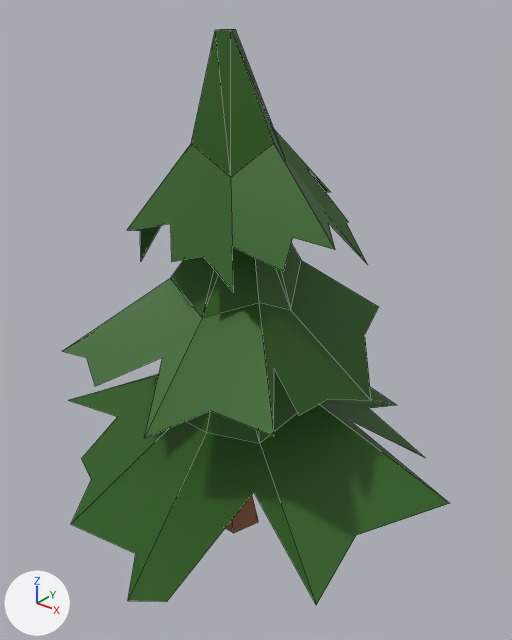
Before and after pictures for a commit that changed the FBX model Assets/Models/Trees/tree_2.fbx.
Rendered twice from a 50 mm camera at (-6.2, -2.38, 3.9) aimed at (-9.16, 1.32, 1.6). Lighting does not change. The marker at lower left points along +X, +Y and +Z. Mesh edges are drawn as thin lines. Where no turn or scale is listed for an object, it has been applied to the vertices.

Script lines for the objects in view, before the commit:
```python
me_cube_011 = bpy.data.meshes.new('Cube.011')
me_cube_011.from_pydata(...)  # 132 vertices, 80 faces; spans x -1.56..1.71, y -1.55..1.56, z -0.28..3.63
# faces by material slot: [17, 63]
me_cube_011.materials.append(mat_wood)  # brown #965d41
me_cube_011.materials.append(mat_material_002)  # dark green #275c0f
ob_tree_2 = bpy.data.objects.new('tree_2', me_cube_011)
ob_tree_2.location = (-9.327, 1.275, -0.031)
```
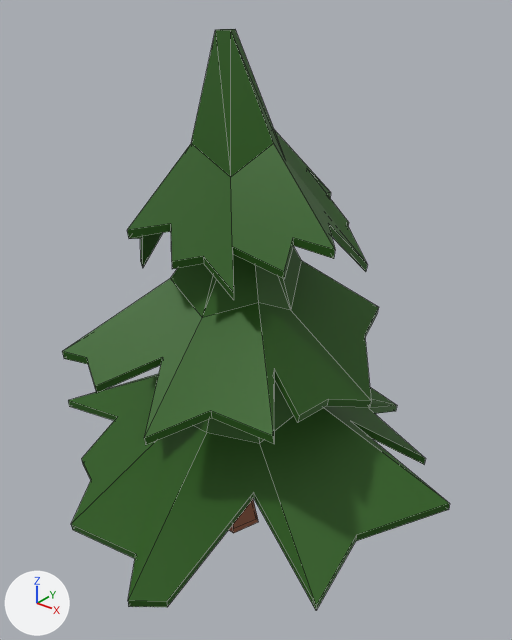
Commit message: fix trees

Diff of the bpy script that builds the scene:
```diff
--- a/Assets/Models/Trees/tree_2.fbx.py
+++ b/Assets/Models/Trees/tree_2.fbx.py
@@ me_cube_011 @@
 # used by ob_tree_2; location = (-9.327, 1.275, -0.031)
-me_cube_011.from_pydata(...)  # 132 vertices, 80 faces; spans x -1.56..1.71, y -1.55..1.56, z -0.28..3.63
+me_cube_011.from_pydata(...)  # 264 vertices, 235 faces; spans x -1.56..1.71, y -1.55..1.56, z -0.28..3.63
+# me_cube_011 part 1
+# 60 vertices are added at x -1.33..1.28, y -1.04..1.54, z 0.07..3.57
+# 16 new vertices lie (0.0, 0.0, -0.06) away from vertices in x -1.56..1.71, y -1.55..1.35, z 0.11..1.66
+# 12 new vertices lie (-0.01, 0.0, -0.06) away from vertices in x -0.52..1.33, y -1.38..1.31, z 0.24..2.66
+# 8 new vertices lie (0.01, 0.0, -0.06) away from vertices in x -1.29..0.2, y -1.31..1.34, z 0.39..2.42
+# 8 new vertices lie (0.0, -0.01, -0.06) away from vertices in x -0.65..0.85, y 0.33..1.52, z 0.77..2.4
+# 8 new vertices lie (0.0, 0.01, -0.06) away from vertices in x -0.97..1.01, y -1.14..-0.3, z 0.32..2.49
+# 138 new faces join them, mat_material_002 (dark green #275c0f)
 me_cube_011.materials.append(mat_wood)
```

Where the change shows, as pixel boxes [x1, y1, x2, y2] in the pictures (512 x 640 px):
'tree_2', reshaped
    before: [63, 29, 450, 605]
    after: [62, 29, 450, 610]
part 1 of me_cube_011, added (green)
    after: [62, 172, 450, 610]
